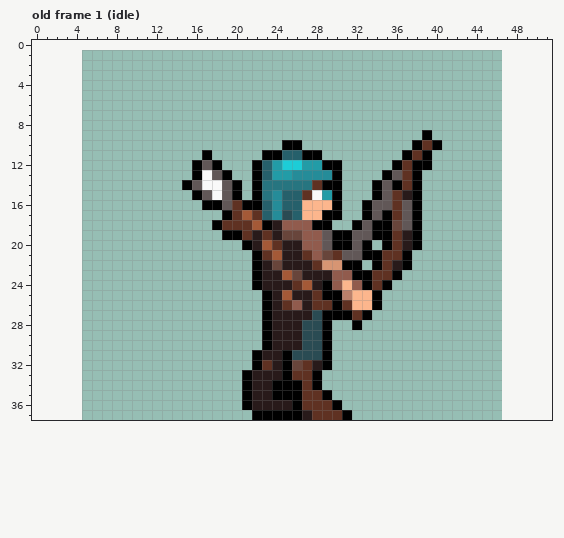
Edited in one commit: pixel-art file (src/stage/cast/archer.aseprite). The first picture shows the starting point.
42x37 pixels, 4 frames. Shown: old frame 1 (idle). The old version is drawn lined up with the new one, on the new canvas. The commit also changed other frames, which this record leaves out.
After:
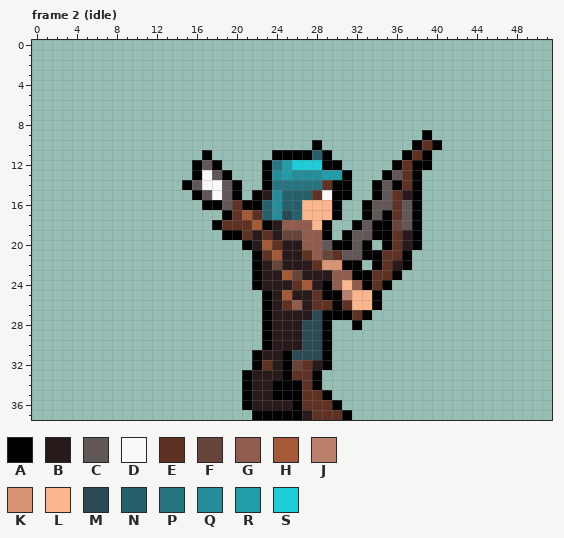
Palette (. is transparent): A #000000  B #281a1a  C #615757  D #f9f9f9  E #5f3122  F #68453b  G #915b4d  H #a45937  J #ba806b  K #d79573  L #fcb68d  M #2a4b53  N #26606b  P #277580  Q #258c99  R #229ca7  S #1dcdd7
A new or re-ordered frame is compared with the old frame closest to it.
Diff:
{"change": "canvas 42x37 -> 52x38, the old top-left corner now at 5,1"}
{"change": "frames 4 -> 8"}
{"where": "frame 2 (idle) is new; against old frame 1 (idle)"}
{"frame":2,"y":10,"x":25,"old":"AA","new":".."}
{"frame":2,"y":10,"x":28,"old":".","new":"A"}
{"frame":2,"y":11,"x":23,"old":"A","new":"."}
{"frame":2,"y":11,"x":25,"old":"NN","new":"AA"}
{"frame":2,"y":11,"x":28,"old":"A.","new":"NA"}
{"frame":2,"y":12,"x":22,"old":"ANRS","new":".APR"}
{"frame":2,"y":12,"x":27,"old":"RR","new":"SS"}
{"frame":2,"y":13,"x":22,"old":"ANR","new":".AQ"}
{"frame":2,"y":13,"x":29,"old":"QA.","new":"RRA"}
{"frame":2,"y":14,"x":22,"old":"AP","new":".A"}
{"frame":2,"y":14,"x":28,"old":"EA","new":"PE"}
{"frame":2,"y":14,"x":31,"old":".","new":"A"}
{"frame":2,"y":15,"x":23,"old":"P","new":"B"}
{"frame":2,"y":15,"x":27,"old":"EDR","new":"NED"}
{"frame":2,"y":15,"x":31,"old":".","new":"A"}
{"frame":2,"y":17,"x":29,"old":"A","new":"L"}
{"frame":2,"y":18,"x":28,"old":"A","new":"L"}
{"frame":2,"y":19,"x":29,"old":"CA","new":"A."}
